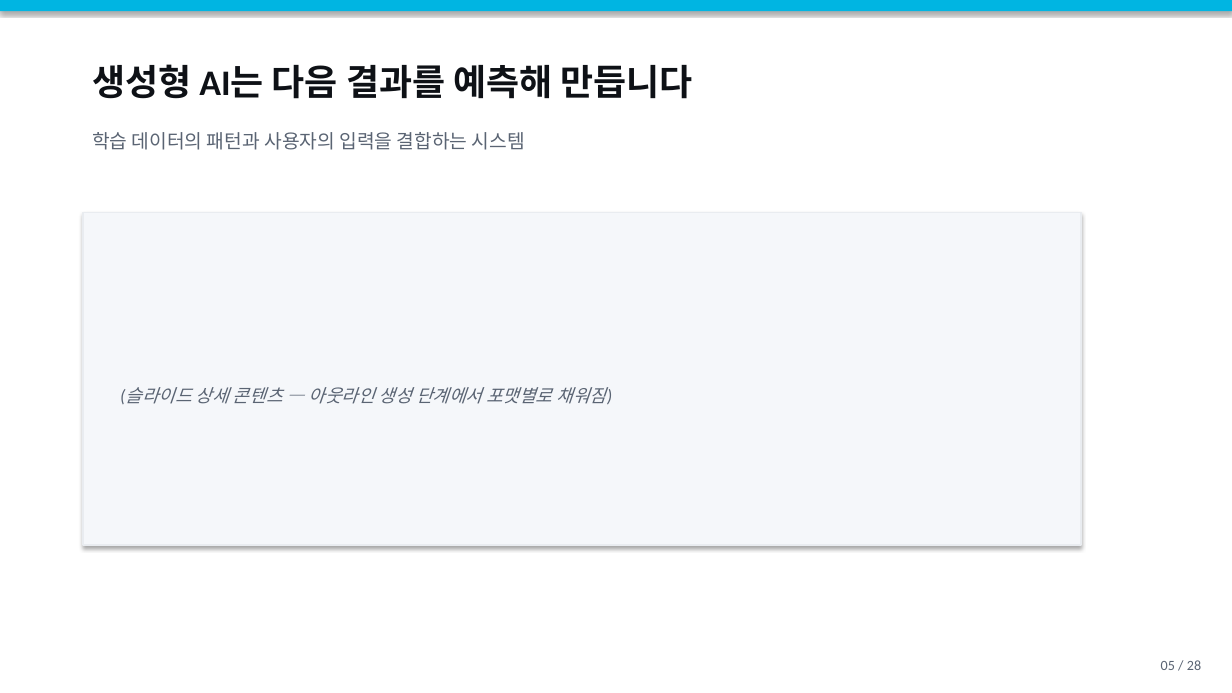
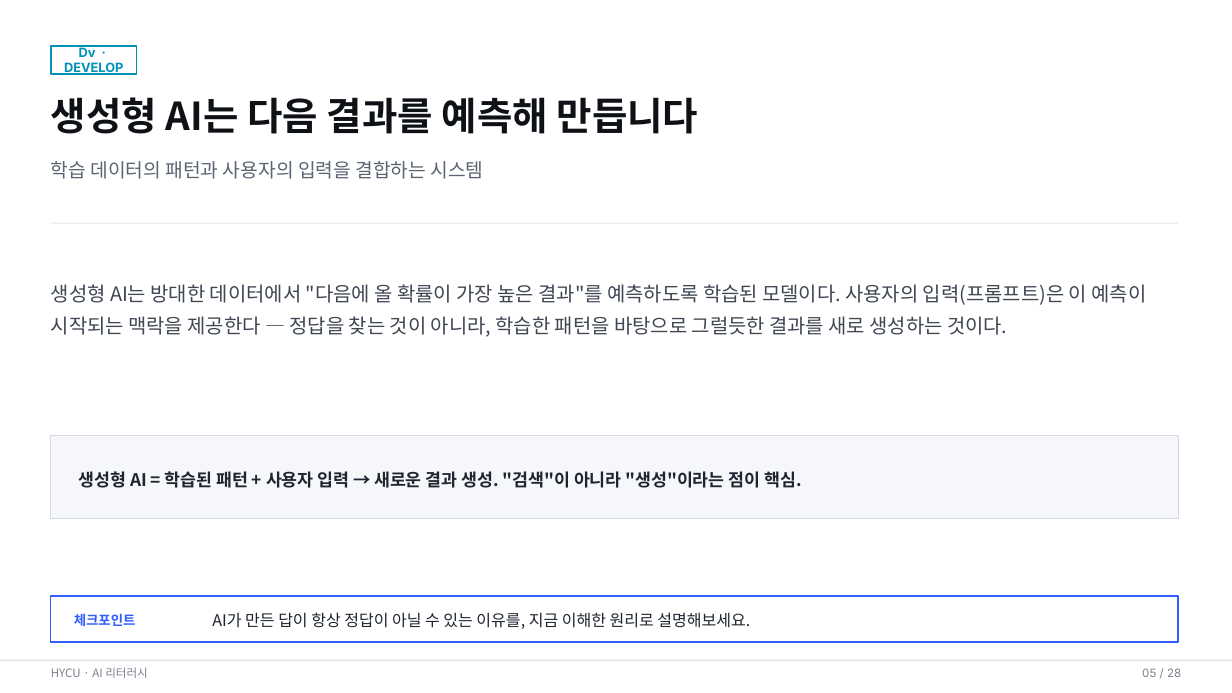
Before and after one commit to omnipotentlab/hycu-studio-preview, a slide deck: slide 5 of assets/HYCU_AI리터러시_3주차_02교시.pptx. Drawn at 1232x693 pixels with LibreOffice and Linux fonts; fonts in the diff are those of the drawing. Boxes give left, top, right and bottom in pixels: in the first picture for what was removed or moved away, otherwise in the second. Text is boxed around its words. In the diff, an @@ line names an element or a change of style, - is before the commit and + after.

```diff
--- a/assets/HYCU_AI리터러시_3주차_02교시.pptx
+++ b/assets/HYCU_AI리터러시_3주차_02교시.pptx
@@ rectangle removed at <box>0,0,1232,11</box> @@
@@ rectangle added at <box>51,46,137,74</box>, outline #0091B8 1.25 pt, 10 pt, text #0091B8, bold @@
+Dv · DEVELOP
@@ text "생성형 AI는 다음 결과를 예측해 ...": place and size @@
-text "생성형 AI는 다음 결과를 예측해 ..." at <box>92,64,692,99</box>
+text "생성형 AI는 다음 결과를 예측해 ..." at <box>51,97,699,134</box>
@@ text "생성형 AI는 다음 결과를 예측해 ..." at <box>51,97,699,134</box>: size 28 to 30 pt, font Calibri to Noto Sans CJK KR; line spacing 1 to 1.08 @@
@@ text "학습 데이터의 패턴과 사용자의 입력을 ...": place and size @@
-text "학습 데이터의 패턴과 사용자의 입력을 ..." at <box>92,132,525,150</box>
+text "학습 데이터의 패턴과 사용자의 입력을 ..." at <box>51,161,484,179</box>
@@ text "학습 데이터의 패턴과 사용자의 입력을 ..." at <box>51,161,484,179</box>: font Calibri to Noto Sans CJK KR; line spacing 1 to 1.15 @@
@@ rectangle added at <box>51,223,1178,224</box>, fill #E9ECF0 @@
@@ rectangle removed at <box>83,213,1081,545</box> @@
-(슬라이드 상세 콘텐츠 — 아웃라인 생성 단계에서 포맷별로 채워짐)
@@ text added at <box>51,284,1147,337</box>, 15.5 pt, text #3F4753 @@
+생성형 AI는 방대한 데이터에서 "다음에 올 확률이 가장 높은 결과"를 예측하도록 학습된 모델이다. 사용자의 입력(프롬프트)은 이 예측이 시작되는 맥락을 제공한다 — 정답을 찾는 것이 아니라, 학습한 패턴을 바탕으로 그럴듯한 결과를 새로 생성하는 것이다.
@@ rectangle added at <box>51,435,1178,518</box>, fill #F5F7FA, outline #D5DBE2 0.75 pt @@
@@ text added at <box>79,471,801,488</box>, 13.5 pt, text #1E2530, bold @@
+생성형 AI = 학습된 패턴 + 사용자 입력 → 새로운 결과 생성. "검색"이 아니라 "생성"이라는 점이 핵심.
@@ rectangle added at <box>51,596,1178,642</box>, outline #315CFF 1 pt @@
@@ text added at <box>74,613,136,626</box>, 10.5 pt, text #315CFF, bold @@
+체크포인트
@@ text added at <box>212,612,750,629</box>, 12.5 pt, text #1E2530 @@
+AI가 만든 답이 항상 정답이 아닐 수 있는 이유를, 지금 이해한 원리로 설명해보세요.
@@ rectangle added at <box>0,660,1232,661</box>, fill #D5DBE2 @@
@@ text added at <box>51,667,148,678</box>, 9 pt, text #7A8390 @@
+HYCU · AI 리터러시
@@ text "05 / 28": place and size @@
-text "05 / 28" at <box>1161,660,1201,670</box>
+text "05 / 28" at <box>1142,668,1181,677</box>
@@ text "05 / 28" at <box>1142,668,1181,677</box>: size 11 to 9 pt, font Calibri to Inter, text colour #5A6473 to #7A8390; line spacing 1 to 1.15 @@
```
Also in this commit, not shown: 18 other slides changed, 9 slides added, 9 slides removed, 3 other files.
